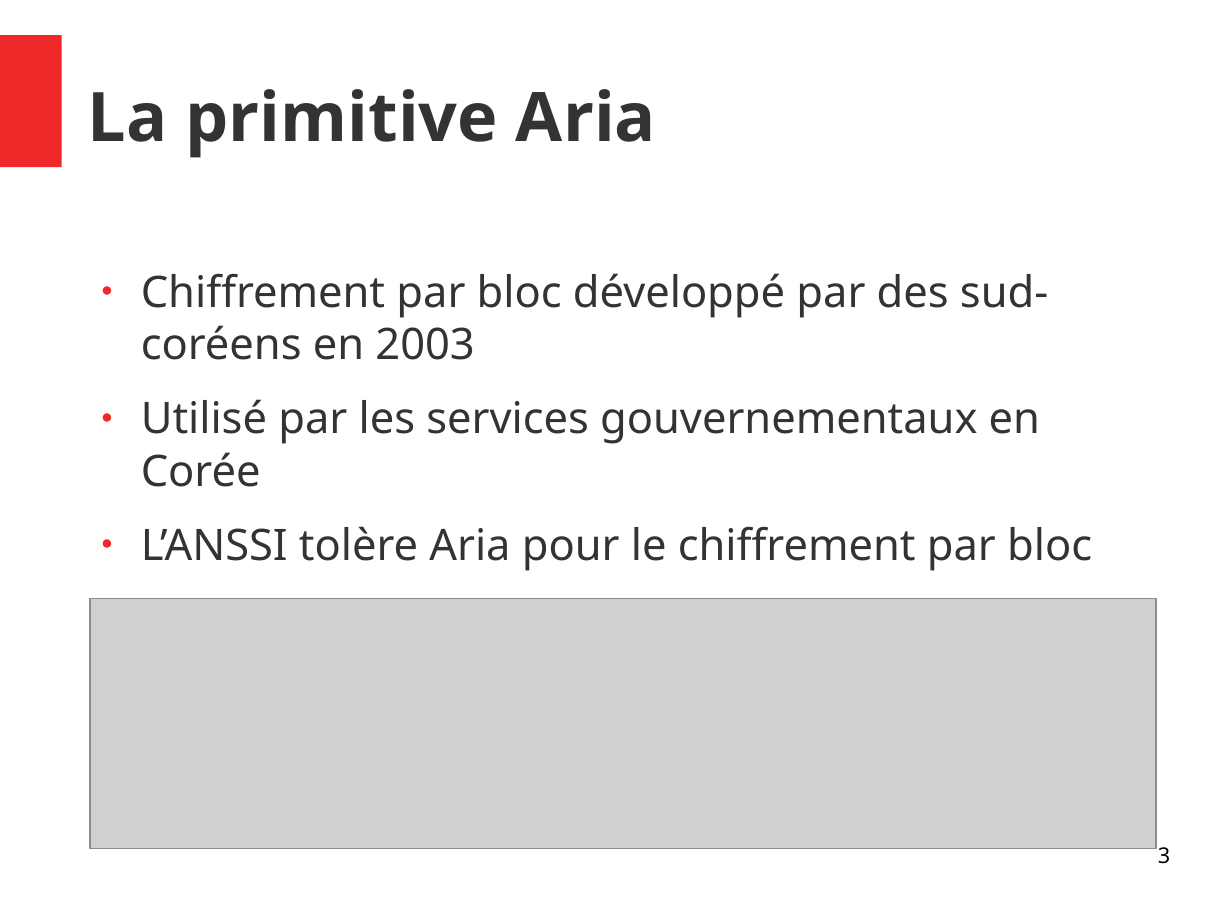
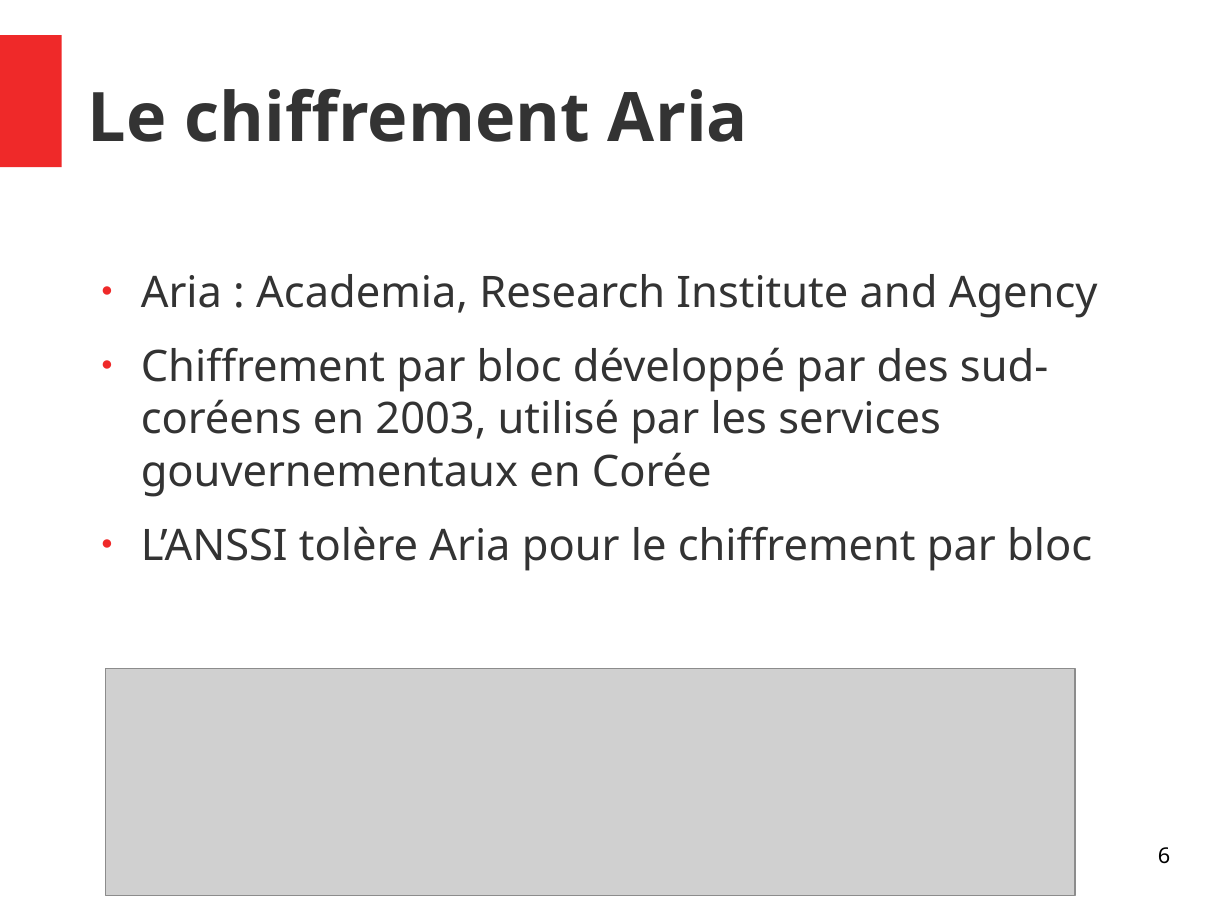
Before and after one commit to Allard-Chris/Aria, a slide deck: slide 6 of docs/[M2CSI]_ICP_Aria_Allard_Aulagnier.odp (slide 3 before the commit). Drawn at 1232x924 pixels with LibreOffice and Linux fonts; fonts in the diff are those of the drawing; grey boxes stand for pictures. Boxes give left, top, right and bottom in pixels: in the first picture for what was removed or moved away, otherwise in the second. Text is boxed around its words. In the diff, an @@ line names an element or a change of style, - is before the commit and + after.

```diff
--- a/docs/[M2CSI]_ICP_Aria_Allard_Aulagnier.odp
+++ b/docs/[M2CSI]_ICP_Aria_Allard_Aulagnier.odp
@@ title at (88, 88, 748, 142): text changed @@
-La primitive Aria
+Le chiffrement Aria
@@ text at (141, 274, 1098, 497): text changed @@
-● Chiffrement par bloc développé par des sud-coréens en 2003
-● Utilisé par les services gouvernementaux en Corée
+● Aria : Academia, Research Institute and Agency
+● Chiffrement par bloc développé par des sud-coréens en 2003, utilisé par les services gouvernementaux en Corée
@@ picture: place and size @@
-picture at (89, 598, 1156, 847)
+picture at (105, 669, 1074, 895)
@@ page number at (1158, 847, 1170, 864): text changed @@
-3
+6
```
Also in this commit, not shown: 6 other slides changed, 15 slides added, 3 slides removed, 3 other files.
